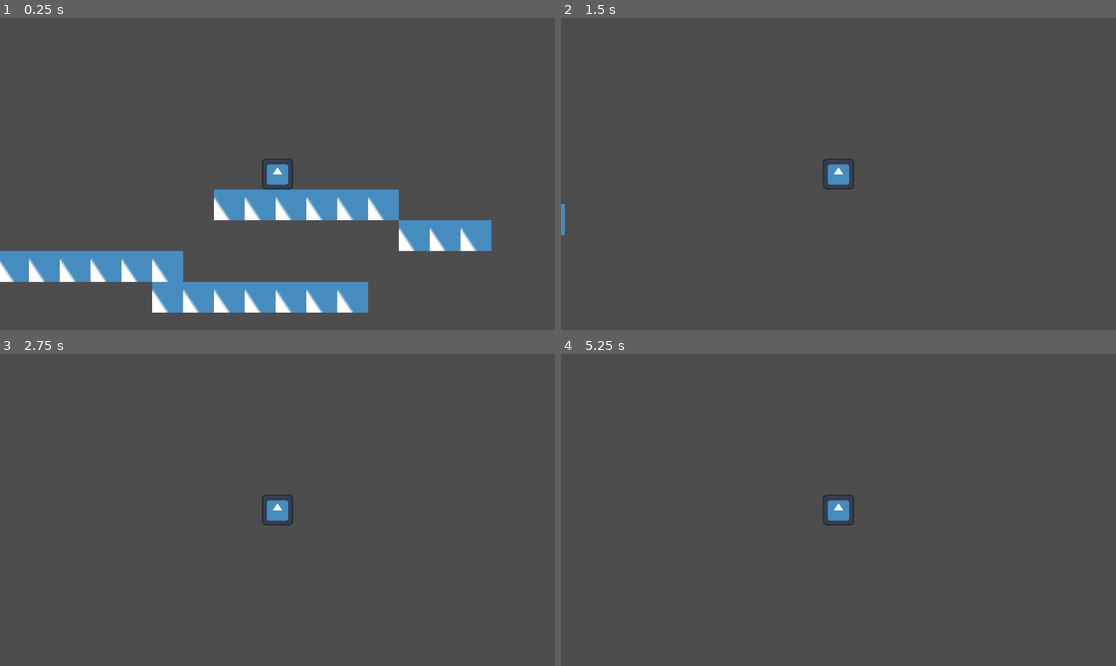
Above: before the commit, frames 1-4 (two rows, left to right).
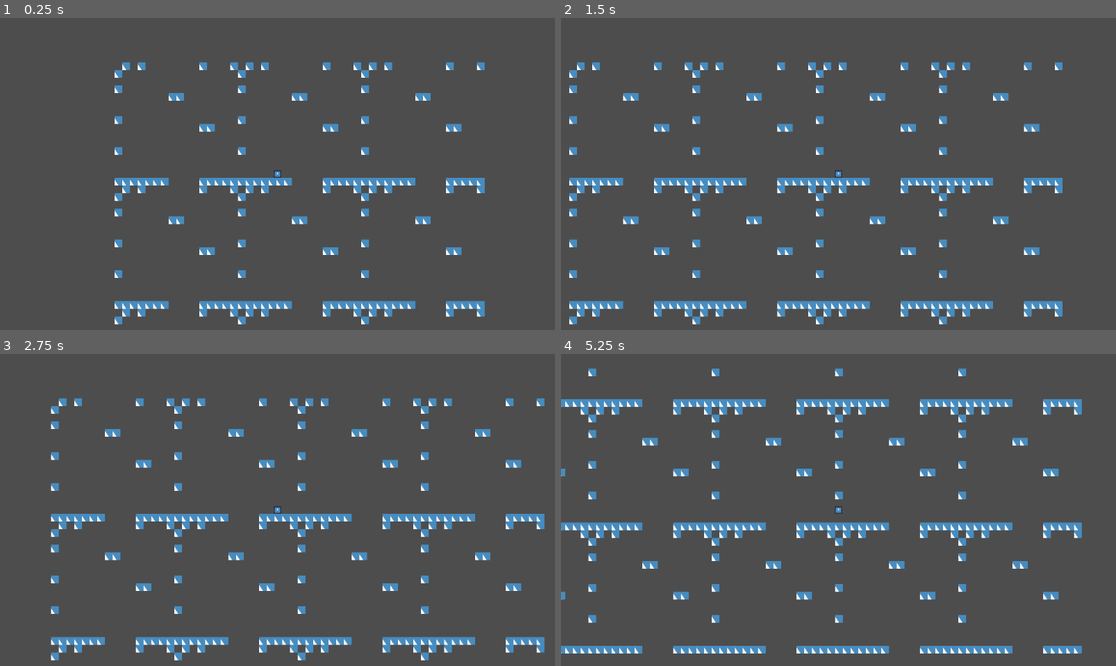
Above: after the commit, the same moments.

Repository: hvox/godot-maze
Game: Godot game, scene res://scenes/maze.tscn
Same seed, same stepped clock (60 frames per second), same inputs: the game is played once before the commit and once after it. The engine's default icon, where the game draws it, is replaced by a stand-in: a white triangle on a blue panel in a dark square.
Inputs:
- Up to frame 1 (0.25 s): no input
- Up to frame 2 (1.5 s): tap Enter (ui_accept) at 0.5, 0.77 s; hold Right (ui_right) from 0.53 s (still down)
- Up to frame 3 (2.75 s): tap Enter (ui_accept) at 1.52 s; release Right (ui_right) at 2.03 s; hold Left (ui_left) from 2.03 s (still down)
- Up to frame 4 (5.25 s): release Left (ui_left) at 2.78 s; hold Right (ui_right) 2.78-4.28 s; tap Enter (ui_accept) at 3.02, 3.77, 4.52 s; hold Left (ui_left) 4.28-5.03 s; hold Right (ui_right) from 5.03 s (still down)

The runs differ from the first frame. In frame 1, 16% of the frame differs, in the area x 0-89%, y 14-99%; in frame 2, 7.8%; in frame 3, 7.8%; in frame 4, 9.5%.

Commit message:
Add dynamic loading of rooms

Diff:
--- /dev/null
+++ b/scenes/maze.gd
@@ -0,0 +1,23 @@
+extends Node2D
+
+@export var room_size = Vector2i(256, 256)
+@onready var player = $Player
+
+var rooms = {}
+
+func _ready():
+	pass
+
+func _process(delta):
+	var player_room = Vector2i(player.position) / room_size
+	for x in range(player_room.x - 1, player_room.x + 2):
+		for y in range(player_room.y - 1, player_room.y + 2):
+			if Vector2i(x, y) not in rooms:
+				add_room(x, y)
+
+func add_room(x: int, y: int):
+	print("Generating room x=", x, " y=", y)
+	var room = preload("res://scenes/room.tscn").instantiate()
+	room.position = Vector2i(x, y) * room_size
+	rooms[Vector2i(x, y)] = room
+	add_child(room)
--- a/scenes/maze.tscn
+++ b/scenes/maze.tscn
@@ -1,15 +1,15 @@
-[gd_scene load_steps=3 format=3 uid="uid://bilr81c0unhq"]
+[gd_scene load_steps=4 format=3 uid="uid://bilr81c0unhq"]
 
+[ext_resource type="Script" path="res://scenes/maze.gd" id="1_icdex"]
 [ext_resource type="PackedScene" uid="uid://c14n3a2mwirkb" path="res://scenes/player.tscn" id="1_k6pu4"]
 [ext_resource type="PackedScene" uid="uid://bs231dara1svm" path="res://scenes/room.tscn" id="2_t5ge0"]
 
 [node name="Maze" type="Node2D"]
+script = ExtResource("1_icdex")
 
 [node name="Player" parent="." instance=ExtResource("1_k6pu4")]
-position = Vector2(474, 282)
+position = Vector2(82, -48)
 
 [node name="Camera2D" type="Camera2D" parent="Player"]
-zoom = Vector2(4, 4)
 
 [node name="Room" parent="." instance=ExtResource("2_t5ge0")]
-position = Vector2(329, 301)
--- a/scenes/player.tscn
+++ b/scenes/player.tscn
@@ -3,8 +3,8 @@
 [ext_resource type="Texture2D" uid="uid://c4vgdnteayxx6" path="res://icon.svg" id="1_4d40s"]
 [ext_resource type="Script" path="res://scripts/player.gd" id="1_68163"]
 
-[sub_resource type="CircleShape2D" id="CircleShape2D_6jvj8"]
-radius = 8.0
+[sub_resource type="RectangleShape2D" id="RectangleShape2D_feo3y"]
+size = Vector2(16, 16)
 
 [node name="Player" type="CharacterBody2D"]
 script = ExtResource("1_68163")
@@ -14,4 +14,4 @@
 texture = ExtResource("1_4d40s")
 
 [node name="CollisionShape2D" type="CollisionShape2D" parent="."]
-shape = SubResource("CircleShape2D_6jvj8")
+shape = SubResource("RectangleShape2D_feo3y")
--- a/scenes/room.tscn
+++ b/scenes/room.tscn
@@ -240,4 +240,4 @@
 [node name="TileMap" type="TileMap" parent="."]
 tile_set = SubResource("TileSet_y83d3")
 format = 2
-layer_0/tile_data = PackedInt32Array(196608, 262145, 2, 196609, 262145, 2, 196610, 262145, 2, 196611, 262145, 2, 196612, 262145, 2, 196613, 262145, 2, 262149, 262145, 2, 262150, 262145, 2, 262151, 262145, 2, 262152, 262145, 2, 262153, 262145, 2, 262154, 262145, 2, 262155, 262145, 2, 65543, 262145, 2, 65544, 262145, 2, 65545, 262145, 2, 65546, 262145, 2, 65547, 262145, 2, 65548, 262145, 2, 131085, 262145, 2, 131086, 262145, 2, 131087, 262145, 2, 458754, 262145, 2, 458755, 262145, 2, 524291, 262145, 2, 524292, 262145, 2, 524293, 262145, 2, 524294, 262145, 2, 524295, 262145, 2, 720903, 262145, 2, 720904, 262145, 2, 720905, 262145, 2, 655370, 262145, 2, 655371, 262145, 2, 655372, 262145, 2, 655373, 262145, 2, 589838, 262145, 2, 589839, 262145, 2, 524304, 262145, 2, 458768, 262145, 2, 393233, 262145, 2)
+layer_0/tile_data = PackedInt32Array(196608, 262145, 2, 65536, 262145, 2, 458752, 262145, 2, 720896, 262145, 2, 983040, 262145, 2, 1, 262145, 2, 3, 262145, 2, 11, 262145, 2, 15, 262145, 2, 983055, 262145, 2, 983041, 262145, 2, 983042, 262145, 2, 983043, 262145, 2, 983044, 262145, 2, 983045, 262145, 2, 983046, 262145, 2, 983051, 262145, 2, 983052, 262145, 2, 983053, 262145, 2, 983054, 262145, 2, 524300, 262145, 2, 524299, 262145, 2, 262152, 262145, 2, 262151, 262145, 2)
